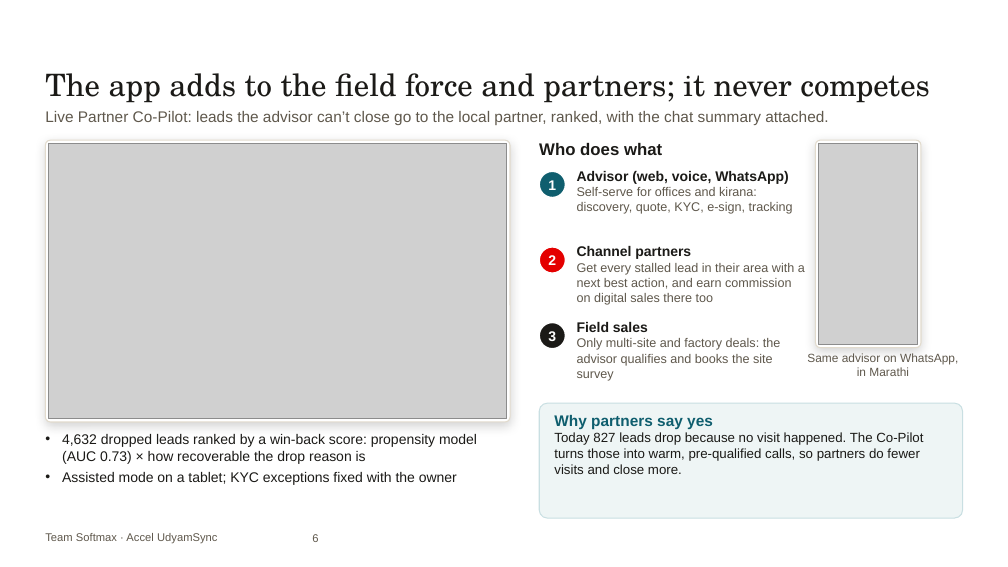
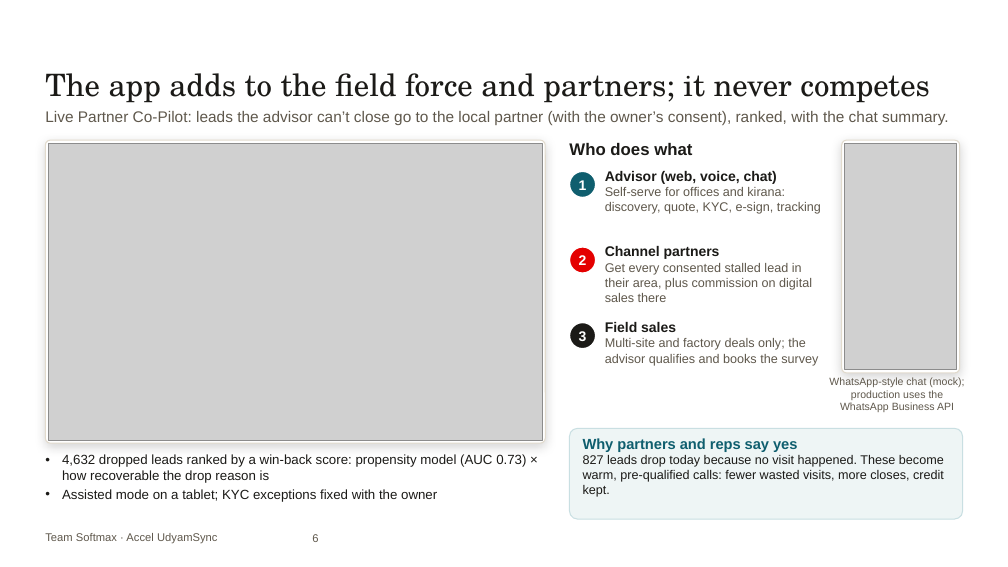
Before and after one commit to ac265640/UdyamSync, a slide deck: slide 6 of submission/UdyamSync_Submission.pptx. Drawn at 1008x567 pixels with LibreOffice and Linux fonts; fonts in the diff are those of the drawing; grey boxes stand for pictures; background and template pictures are left out. Boxes give left, top, right and bottom in pixels: in the first picture for what was removed or moved away, otherwise in the second. Text is boxed around its words. In the diff, an @@ line names an element or a change of style, - is before the commit and + after.

```diff
--- a/submission/UdyamSync_Submission.pptx
+++ b/submission/UdyamSync_Submission.pptx
@@ text at [45,111,949,125]: text changed @@
-Live Partner Co-Pilot: leads the advisor can’t close go to the local partner, ranked, with the chat summary attached.
+Live Partner Co-Pilot: leads the advisor can’t close go to the local partner (with the owner’s consent), ranked, with the chat summary.
@@ rounded rectangle: place and size @@
-rounded rectangle at [45,140,510,422]
+rounded rectangle at [45,140,545,444]
@@ picture: place and size @@
-picture at [48,143,507,419]
+picture at [48,143,542,440]
@@ text "Who does what": place and size @@
-text "Who does what" at [539,143,662,155]
+text "Who does what" at [569,143,692,155]
@@ proportions changed in 3 elements at [45,140,545,444], [570,428,963,519], [842,140,960,373] @@
@@ rounded rectangle: place and size @@
-rounded rectangle at [815,140,921,348]
+rounded rectangle at [842,140,960,373]
@@ picture: place and size @@
-picture at [818,143,918,345]
+picture at [845,143,957,370]
@@ text at [605,171,777,184]: text changed @@
-Advisor (web, voice, WhatsApp)
+Advisor (web, voice, chat)
@@ text "Advisor (web, voice, chat)": place and size @@
-text "Advisor (web, voice, chat)" at [577,171,793,214]
+text "Advisor (web, voice, chat)" at [605,171,821,214]
@@ text at [605,263,812,302]: text changed @@
-Get every stalled lead in their area with a next best action, and earn commission on digital sales there too
+Get every consented stalled lead in their area, plus commission on digital sales there
@@ text "Channel partners": place and size @@
-text "Channel partners" at [577,246,805,305]
+text "Channel partners" at [605,246,812,302]
@@ 3 texts, 3 ellipses: place and size @@
-3 texts, 3 ellipses at [539,171,565,349]
+3 texts, 3 ellipses at [570,171,596,349]
@@ text "Field sales": place and size @@
-text "Field sales" at [577,322,781,381]
+text "Field sales" at [605,322,818,366]
@@ text at [605,338,818,366]: text changed @@
-Only multi-site and factory deals: the advisor qualifies and books the site survey
+Multi-site and factory deals only; the advisor qualifies and books the survey
@@ text at [829,377,964,412]: text changed; size 8.5 to 7.5 pt @@
-Same advisor on WhatsApp, in Marathi
+WhatsApp-style chat (mock); production uses the WhatsApp Business API
@@ rounded rectangle: place and size @@
-rounded rectangle at [539,403,963,518]
+rounded rectangle at [570,428,963,519]
@@ text at [583,438,944,497]: text changed; size 9.5 to 9 pt @@
-Why partners say yes
-Today 827 leads drop because no visit happened. The Co-Pilot turns those into warm, pre-qualified calls, so partners do fewer visits and close more.
+Why partners and reps say yes
+827 leads drop today because no visit happened. These become warm, pre-qualified calls: fewer wasted visits, more closes, credit kept.
@@ text "4,632 dropped leads ranked by ...": place and size @@
-text "4,632 dropped leads ranked by ..." at [62,434,477,485]
+text "4,632 dropped leads ranked by ..." at [62,454,526,502]
@@ text "4,632 dropped leads ranked by ..." at [62,454,526,502]: size 10 to 9.5 pt; less space between paragraphs @@
```
Also in this commit, not shown: 7 other slides changed, 1 slide added, 1 slide removed, 16 other files.
